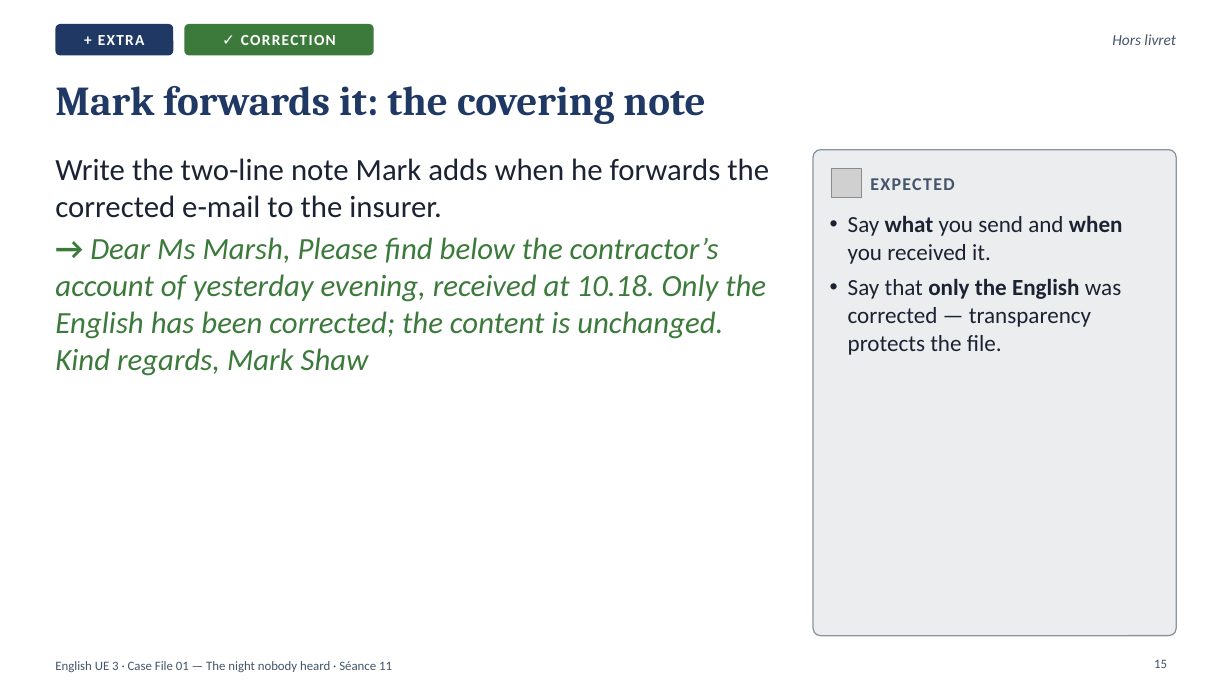
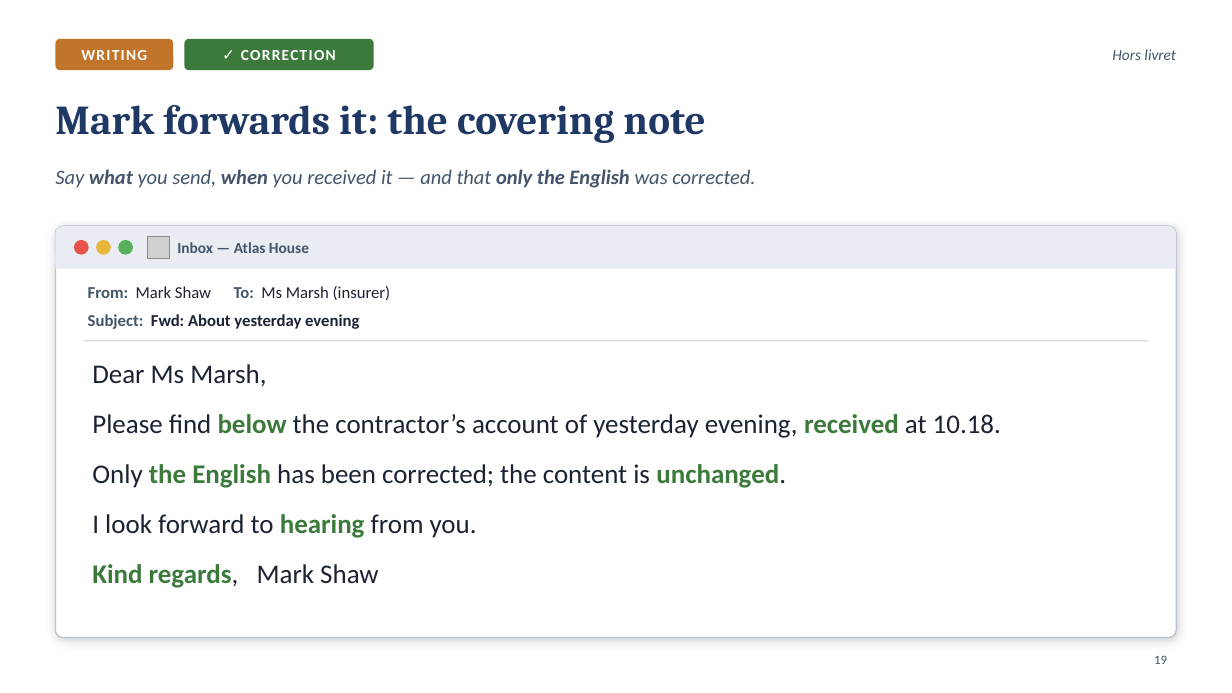
Before and after one commit to ajouniaux/talenleren, a slide deck: slide 19 of powerpoints/Seance_11_Scene5_The_email.pptx (slide 15 before the commit). Drawn at 1232x693 pixels with LibreOffice and Linux fonts; fonts in the diff are those of the drawing; grey boxes stand for pictures; background and template pictures are left out. Boxes give left, top, right and bottom in pixels: in the first picture for what was removed or moved away, otherwise in the second. Text is boxed around its words. In the diff, an @@ line names an element or a change of style, - is before the commit and + after.

```diff
--- a/powerpoints/Seance_11_Scene5_The_email.pptx
+++ b/powerpoints/Seance_11_Scene5_The_email.pptx
@@ rounded rectangle removed at bbox=[55, 24, 173, 55] @@
-+ EXTRA
@@ rounded rectangle added at bbox=[55, 39, 173, 70], fill #C0752A, 12 pt, text #FFFFFF, bold @@
+WRITING
@@ rounded rectangle "✓ CORRECTION": place and size @@
-rounded rectangle "✓ CORRECTION" at bbox=[185, 24, 374, 55]
+rounded rectangle "✓ CORRECTION" at bbox=[185, 39, 374, 70]
@@ text "Hors livret": place and size @@
-text "Hors livret" at bbox=[1112, 34, 1176, 45]
+text "Hors livret" at bbox=[1112, 49, 1176, 60]
@@ title "Mark forwards it: the covering ...": place and size @@
-title "Mark forwards it: the covering ..." at bbox=[55, 86, 705, 124]
+title "Mark forwards it: the covering ..." at bbox=[55, 105, 705, 143]
@@ text at bbox=[55, 169, 755, 188]: text changed; size 18 to 16 pt; text colour #1B2333 to #44546A; italic on @@
-• Say what you send and when you received it.
-• Say that only the English was corrected — transparency protects the file.
+Say what you send, when you received it — and that only the English was corrected.
@@ rounded rectangle removed at bbox=[813, 150, 1177, 636] @@
@@ picture removed at bbox=[832, 168, 861, 198] @@
@@ text removed at bbox=[870, 178, 954, 190] @@
-EXPECTED
@@ rounded rectangle added at bbox=[55, 226, 1177, 638], fill #FFFFFF, outline #B8C1CE 1 pt @@
@@ rounded rectangle added at bbox=[55, 226, 1177, 269], fill #E9EDF3 @@
@@ picture added at bbox=[148, 237, 170, 259] @@
@@ rectangle added at bbox=[55, 254, 1177, 269], fill #E9EDF3 @@
@@ ellipse added at bbox=[74, 240, 89, 255], fill #E5534B @@
@@ ellipse added at bbox=[96, 240, 111, 255], fill #E8B43A @@
@@ ellipse added at bbox=[118, 240, 133, 255], fill #58B05A @@
@@ text added at bbox=[177, 242, 309, 253], 12 pt, text #44546A, bold @@
+Inbox — Atlas House
@@ text added at bbox=[88, 286, 391, 300], 13 pt, text #1B2333 @@
+From: Mark Shaw To: Ms Marsh (insurer)
@@ text added at bbox=[88, 314, 359, 329], 13 pt, text #1B2333, bold @@
+Subject: Fwd: About yesterday evening
@@ line added from (83, 341) to (1149, 341), #D5DCE6 1 pt @@
@@ text at bbox=[92, 364, 1001, 588]: text changed; size 24 to 21 pt; text colour #3C7A3C to #1B2333; italic off @@
-Write the two-line note Mark adds when he forwards the corrected e-mail to the insurer.
-→ Dear Ms Marsh, Please find below the contractor’s account of yesterday evening, received at 10.18. Only the English has been corrected; the content is unchanged. Kind regards, Mark Shaw
+Dear Ms Marsh,
+Please find below the contractor’s account of yesterday evening, received at 10.18.
+Only the English has been corrected; the content is unchanged.
+I look forward to hearing from you.
+Kind regards, Mark Shaw
@@ page number removed at bbox=[1154, 659, 1167, 668] @@
-15
@@ page number added at bbox=[1154, 655, 1167, 664], 10 pt, text #44546A @@
+19
@@ text removed at bbox=[55, 661, 392, 672] @@
-English UE 3 · Case File 01 — The night nobody heard · Séance 11
```
Also in this commit, not shown: 8 other slides changed, 13 slides added, 7 slides removed, 8 other files.
